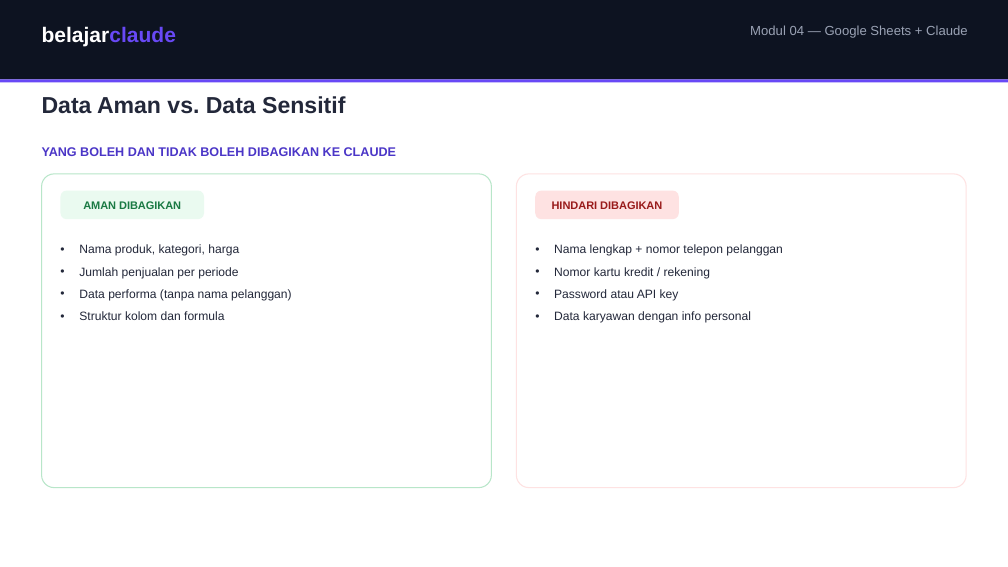
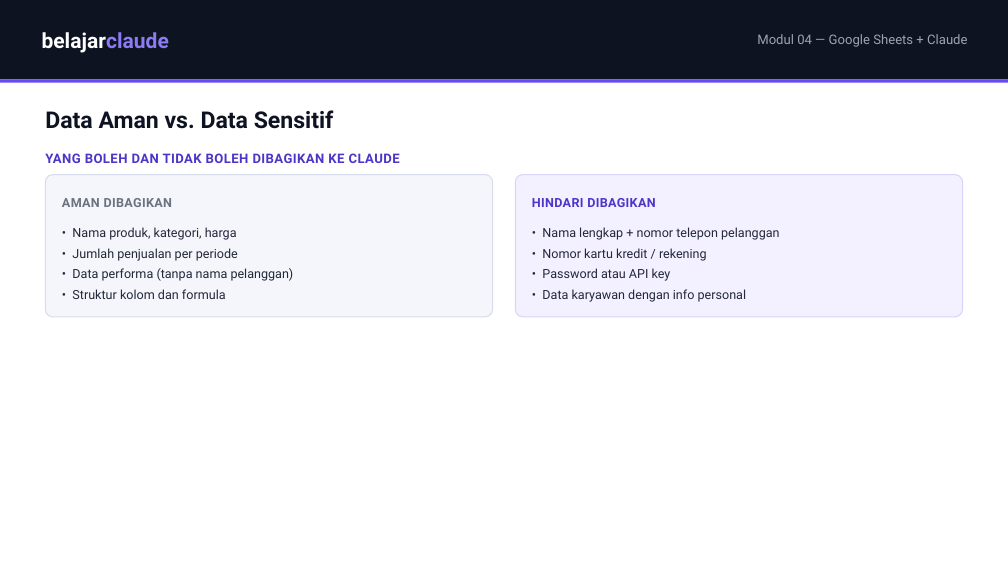
Before and after one commit to juliautomo/belajar-claude, a slide deck: slide 3 of K2-Produktivitas/M04-Google-Sheets/K2-M04-Google-Sheets.pptx. Drawn at 1008x567 pixels with LibreOffice and Linux fonts; fonts in the diff are those of the drawing. Boxes give left, top, right and bottom in pixels: in the first picture for what was removed or moved away, otherwise in the second. Text is boxed around its words. In the diff, an @@ line names an element or a change of style, - is before the commit and + after.

```diff
--- a/K2-Produktivitas/M04-Google-Sheets/K2-M04-Google-Sheets.pptx
+++ b/K2-Produktivitas/M04-Google-Sheets/K2-M04-Google-Sheets.pptx
@@ text "belajarclaude" at [42,32,169,53]: font Arial to Roboto; text colour #6849F6 to #8B7CF6 in "belajarclaude"; vertical alignment top to middle @@
@@ text "Modul 04 — Google Sheets ...": place and size @@
-text "Modul 04 — Google Sheets ..." at [750,25,968,38]
+text "Modul 04 — Google Sheets ..." at [757,34,967,47]
@@ text "Modul 04 — Google Sheets ..." at [757,34,967,47]: font Arial to Roboto; vertical alignment top to middle @@
@@ text "Data Aman vs. Data Sensitif": place and size @@
-text "Data Aman vs. Data Sensitif" at [42,96,345,114]
+text "Data Aman vs. Data Sensitif" at [45,110,334,129]
@@ text "Data Aman vs. Data Sensitif" at [45,110,334,129]: font Arial to Roboto, text colour #23283A to #0D1321; vertical alignment top to middle @@
@@ text "YANG BOLEH DAN TIDAK BOLEH ..." at [45,153,400,163]: size 12 to 12.5 pt, font Arial to Roboto, letter spacing 0 to 0.4 pt; vertical alignment top to middle @@
@@ rounded rectangle removed at [42,174,492,488] @@
@@ rounded rectangle added at [45,175,493,317], fill #F4F6FB, outline #D6DCEB 1 pt @@
@@ rounded rectangle removed at [516,174,966,488] @@
@@ rounded rectangle added at [516,175,963,317], fill #F3F0FF, outline #DCD3FB 1 pt @@
@@ rounded rectangle removed at [60,191,204,219] @@
@@ text "AMAN DIBAGIKAN" at [62,198,172,207]: size 10.5 to 12 pt, font Arial to Roboto, text colour #1A7A44 to #6B7280, letter spacing 0 to 0.3 pt; alignment centre to left @@
@@ text "HINDARI DIBAGIKAN" at [532,198,655,207]: size 10.5 to 12 pt, font Arial to Roboto, text colour #991B1B to #4B36C7, letter spacing 0 to 0.3 pt; alignment centre to left @@
@@ rounded rectangle removed at [535,191,679,219] @@
@@ text at [72,227,294,299]: text changed; size 11.5 to 12 pt; font Arial to Roboto @@
-• Nama produk, kategori, harga
-• Jumlah penjualan per periode
-• Data performa (tanpa nama pelanggan)
-• Struktur kolom dan formula
+• Nama produk, kategori, harga
+• Jumlah penjualan per periode
+• Data performa (tanpa nama pelanggan)
+• Struktur kolom dan formula
@@ text at [542,227,779,302]: text changed; size 11.5 to 12 pt; font Arial to Roboto @@
-• Nama lengkap + nomor telepon pelanggan
-• Nomor kartu kredit / rekening
-• Password atau API key
-• Data karyawan dengan info personal
+• Nama lengkap + nomor telepon pelanggan
+• Nomor kartu kredit / rekening
+• Password atau API key
+• Data karyawan dengan info personal
```
Also in this commit, not shown: 4 other slides changed, 8 other files.
